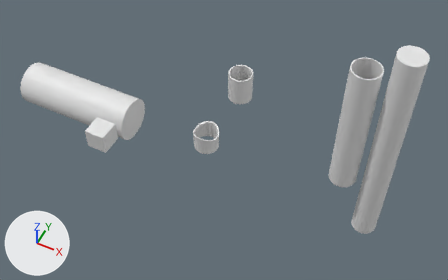
Two versions of the Blender file hydroponic-fittings/hydroponic-fittings.blend, one commit apart.
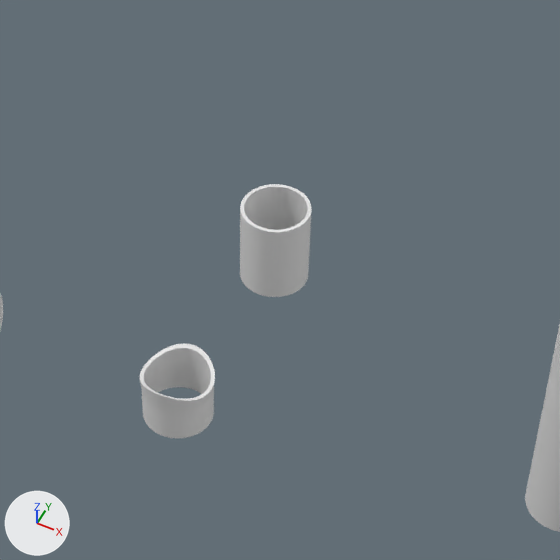
Old and new are each drawn whole from a 50 mm lens placed at (477.0, -861.0, 1116.0), pointed at (62.0, -31.0, 79.0) and again close up on the part from 32% to 76% of the width and 0% to 70% of the height. The axes (+X, +Y, +Z) are drawn at lower left. The lights are the same throughout.

The scene before the commit, as lines of its bpy script (objects in view):
```python
me_circle = bpy.data.meshes.new('Circle')
me_circle.from_pydata(...)  # 492 vertices, 408 faces; spans x -57.2..57.2, y -57.2..57.2, z 0.0..95.3
me_circle_001 = bpy.data.meshes.new('Circle.001')
me_circle_001.from_pydata(...)  # 384 vertices, 384 faces; spans x -57.2..57.2, y -57.2..57.2, z 0.0..144.9
me_cylinder_001 = bpy.data.meshes.new('Cylinder.001')
me_cylinder_001.from_pydata(...)  # 256 vertices, 132 faces; spans x -30.0..30.0, y -30.0..30.0, z -1.0..307.0
ob_2in_pipe = bpy.data.objects.new('2in-pipe', me_cylinder_001)
ob_2in_pipe.location = (331.9, 0.0, 66.3)
ob_station = bpy.data.objects.new('station', me_circle)
ob_station.location = (0.0, 0.0, 0.0)
ob_station.scale = (0.542, 0.542, 0.542)
ob_station_001 = bpy.data.objects.new('station.001', me_circle_001)
ob_station_001.location = (0.0, 186.5, 0.0)
ob_station_001.scale = (0.542, 0.542, 0.542)
```
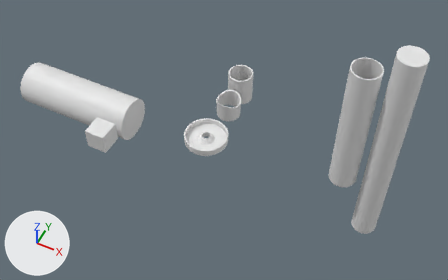
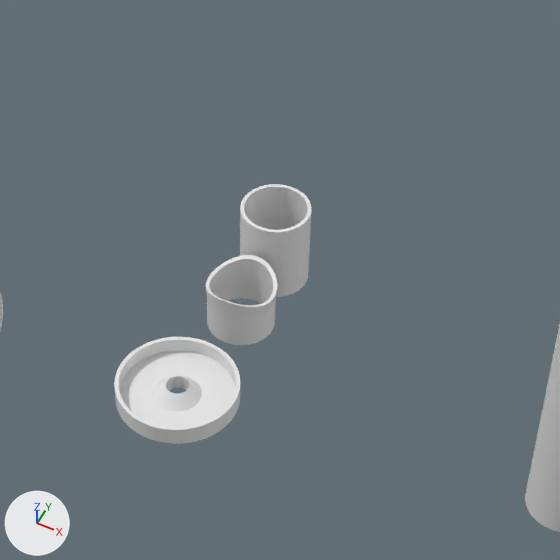
Commit message: autosync hydroponic cap

Where the change shows, as pixel boxes [x1, y1, x2, y2] in the close-ups (560 x 560 px):
'cap-4in', added
    after: [114, 337, 240, 444]
'station', moved
    before: [140, 343, 215, 438]
    after: [205, 255, 277, 345]

What the commit changed:
Mesh me_circle_002 is new.
It has 640 vertices, 640 faces and spans x -1.0..1.0, y -1.0..1.0, z -17.1..0.0.
Object 'station' (ob_station) moves from (0.0, 0.0, 0.0) to (0.0, 119.1, 0.0).
Object 'cap-4in' (ob_cap_4in) is new; it shows me_circle_002.
Its location is (0.0, 0.0, 36.5).
Its scale is (52.0, 52.0, 1.0).
